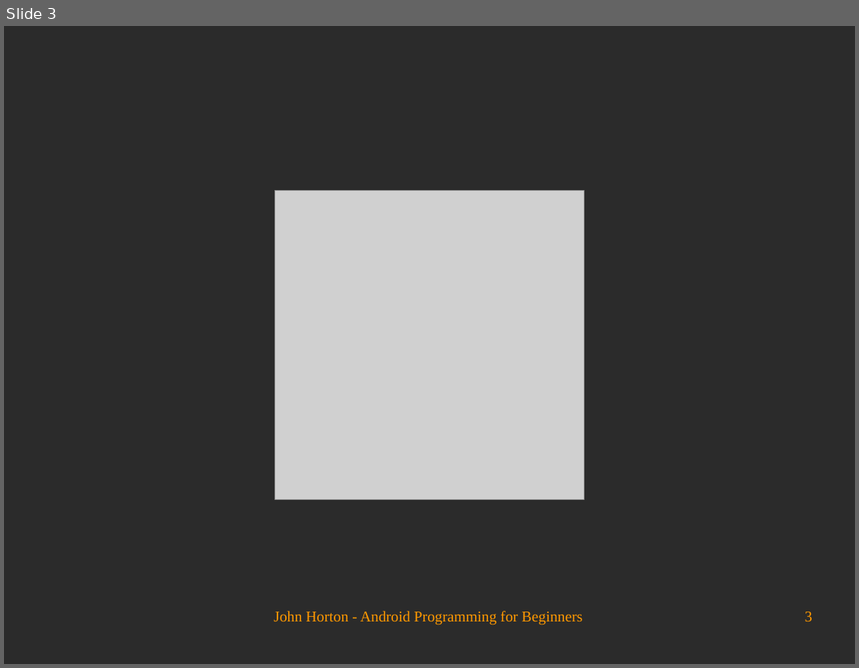
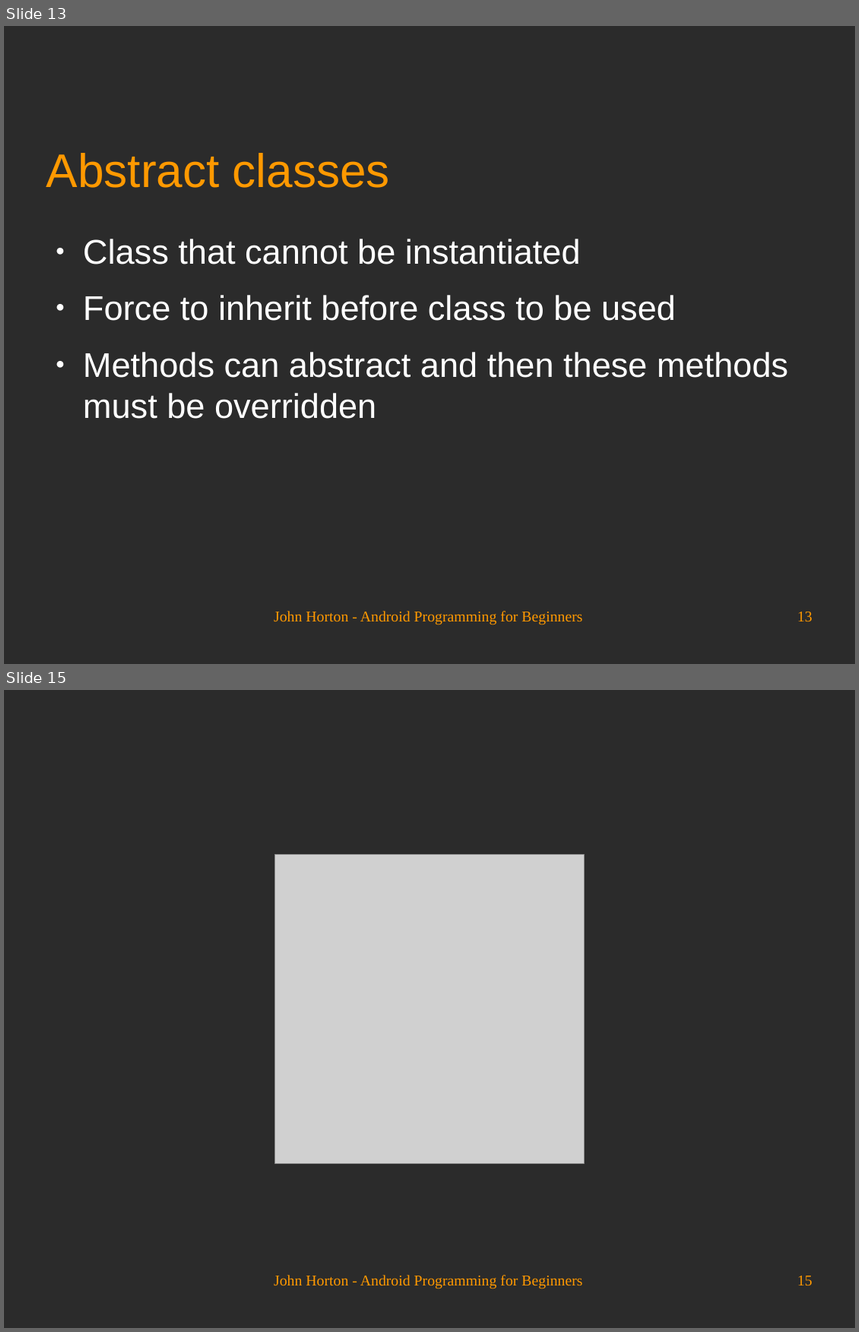
Before and after one commit to Academy-Soft-Intellect/Android-Programming-for-Beginners, a slide deck: 09_Object_Oriented_Programming.odp. Shown one above the other, each under a label of ours: slide 3 before the commit, slides 13 and 15 after it; the slides between them are not shown. The pictures are 859x668 and 859x1332 pixels, drawn with LibreOffice and Linux fonts; fonts in the diff are those of the drawing; grey boxes stand for pictures; background and template pictures are left out; a plain dark background stands for a picture behind light text. Boxes give left, top, right and bottom in pixels: in the first picture for what was removed or moved away, otherwise in the second. Text is boxed around its words. In the diff, an @@ line names an element or a change of style, - is before the commit and + after.

```diff
--- a/09_Object_Oriented_Programming.odp
+++ b/09_Object_Oriented_Programming.odp
@@ slide 13 added at (x1=4, y1=26, x2=855, y2=664), background picture (left out) @@
@@ title added at (x1=47, y1=153, x2=390, y2=188), 44 pt, text #FF9900 @@
+Abstract classes
@@ text added at (x1=83, y1=239, x2=788, y2=419), 32 pt, text #FFFFFF @@
+● Class that cannot be instantiated
+● Force to inherit before class to be used
+● Methods can abstract and then these methods must be overridden
@@ text added at (x1=274, y1=611, x2=582, y2=626), 14 pt, text #FF9900 @@
+John Horton - Android Programming for Beginners
@@ page number added at (x1=797, y1=612, x2=813, y2=622), 14 pt, text #FF9900 @@
+13
@@ what was slide 3 is now slide 15 @@
@@ page number at (x1=797, y1=1276, x2=813, y2=1286): text changed @@
-3
+15
```
Also in this commit, not shown: 2 slides changed, 11 other slides added.
